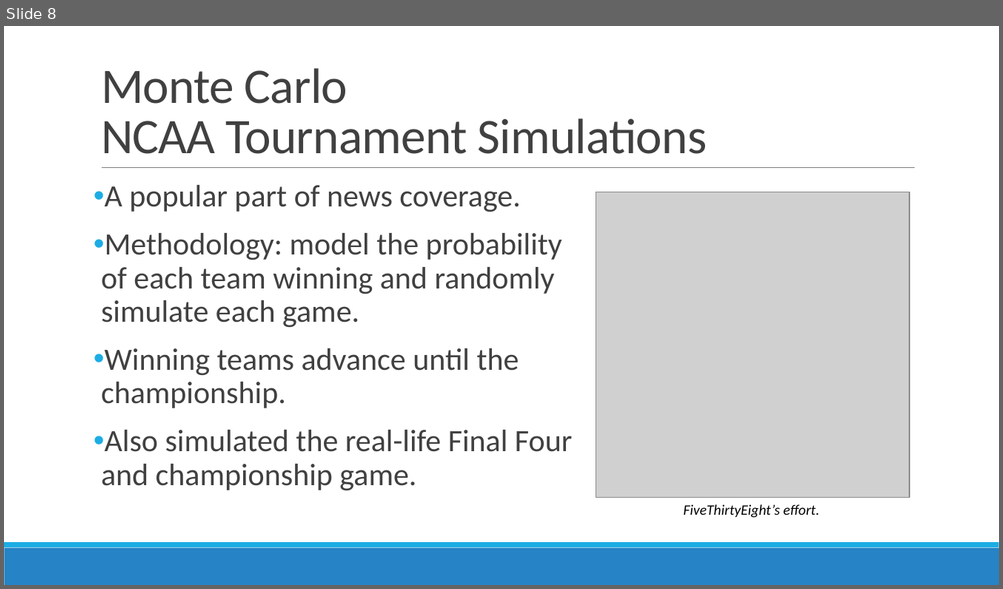
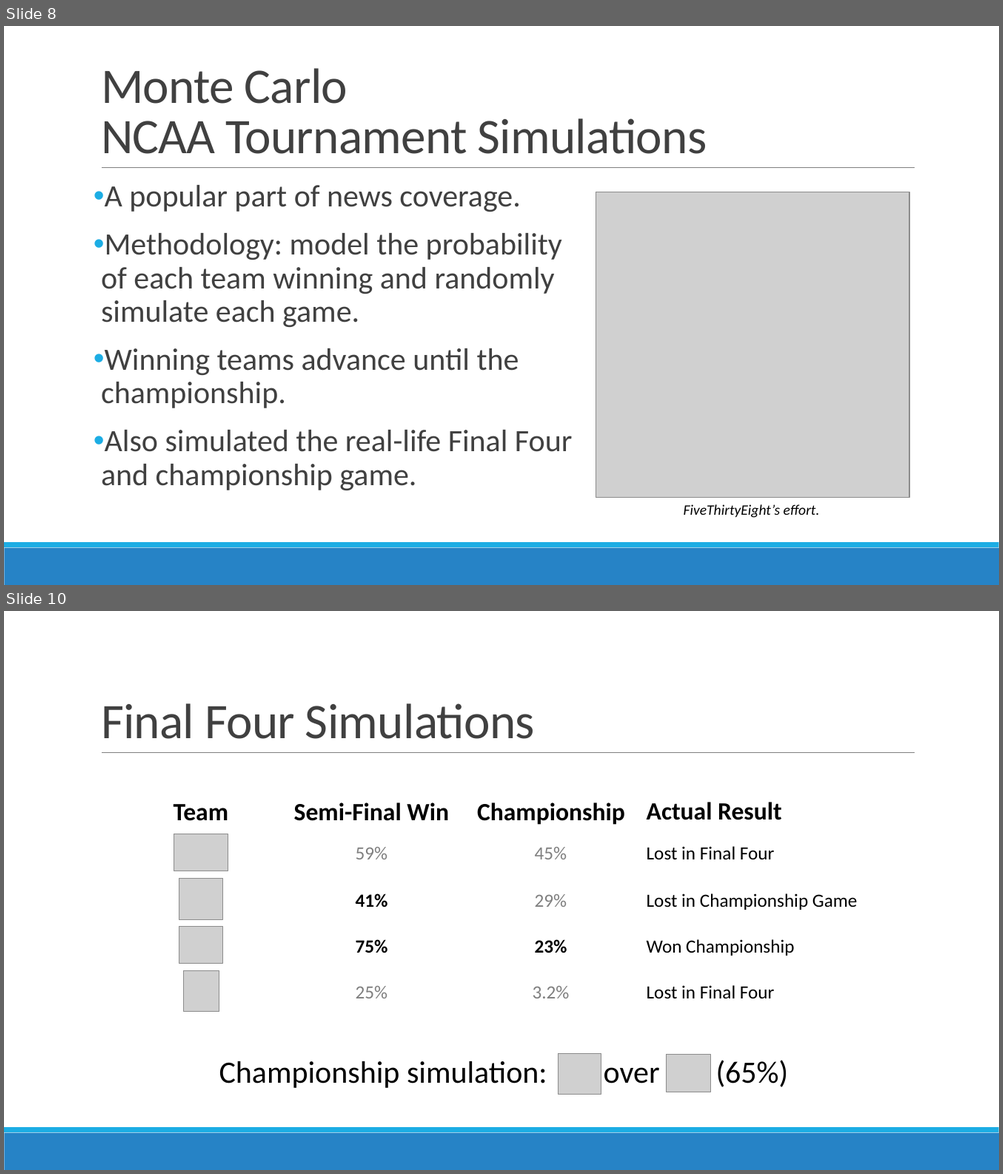
Before and after one commit to micahlanier/bayesket-ball, a slide deck: screen_cast/Screen_cast.pptx. Shown one above the other, each under a label of ours: slide 8 before the commit, slides 8 and 10 after it; the slides between them are not shown. The pictures are 1003x589 and 1003x1174 pixels, drawn with LibreOffice and Linux fonts; fonts in the diff are those of the drawing; grey boxes stand for pictures. Boxes give left, top, right and bottom in pixels: in the first picture for what was removed or moved away, otherwise in the second. Text is boxed around its words. In the diff, an @@ line names an element or a change of style, - is before the commit and + after.

Commit message:
Added simulation outcomes

```diff
--- a/screen_cast/Screen_cast.pptx
+++ b/screen_cast/Screen_cast.pptx
@@ slide 10 added at bbox=[4, 611, 999, 1170], background #FFFFFF; not listed: 3 template elements that a slide beside it also shows @@
@@ title added at bbox=[101, 703, 535, 739], 48 pt, text #404040 @@
+Final Four Simulations
@@ text added at bbox=[173, 804, 229, 821], 24 pt, text #000000, bold @@
+Team
@@ text added at bbox=[294, 803, 449, 821], 24 pt, text #000000, bold @@
+Semi-Final Win
@@ text added at bbox=[477, 803, 625, 825], 24 pt, text #000000, bold @@
+Championship
@@ text added at bbox=[646, 802, 782, 820], 24 pt, text #000000, bold @@
+Actual Result
@@ picture added at bbox=[174, 834, 227, 871] @@
@@ text added at bbox=[356, 847, 387, 860], 18 pt, text #7F7F7F @@
+59%
@@ text added at bbox=[535, 847, 566, 860], 18 pt, text #808080 @@
+45%
@@ text added at bbox=[646, 846, 774, 860], 18 pt, text #000000 @@
+Lost in Final Four
@@ picture added at bbox=[179, 879, 222, 920] @@
@@ text added at bbox=[356, 894, 388, 908], 18 pt, text #000000, bold @@
+41%
@@ text added at bbox=[535, 894, 566, 907], 18 pt, text #808080 @@
+29%
@@ text added at bbox=[646, 894, 857, 910], 18 pt, text #000000 @@
+Lost in Championship Game
@@ picture added at bbox=[179, 926, 222, 964] @@
@@ text added at bbox=[356, 940, 388, 954], 18 pt, text #000000, bold @@
+75%
@@ text added at bbox=[535, 940, 567, 954], 18 pt, text #000000, bold @@
+23%
@@ text added at bbox=[646, 940, 794, 956], 18 pt, text #000000 @@
+Won Championship
@@ picture added at bbox=[184, 971, 219, 1011] @@
@@ text added at bbox=[356, 986, 387, 999], 18 pt, text #7F7F7F @@
+25%
@@ text added at bbox=[532, 986, 569, 999], 18 pt, text #7F7F7F @@
+3.2%
@@ text added at bbox=[646, 985, 774, 999], 18 pt, text #000000 @@
+Lost in Final Four
@@ picture added at bbox=[558, 1054, 601, 1095] @@
@@ text added at bbox=[219, 1060, 788, 1088], 30 pt, text #000000 @@
+Championship simulation: over (65%)
@@ picture added at bbox=[666, 1055, 711, 1092] @@
```
Also in this commit, not shown: 1 other slide added, 2 slides removed.
